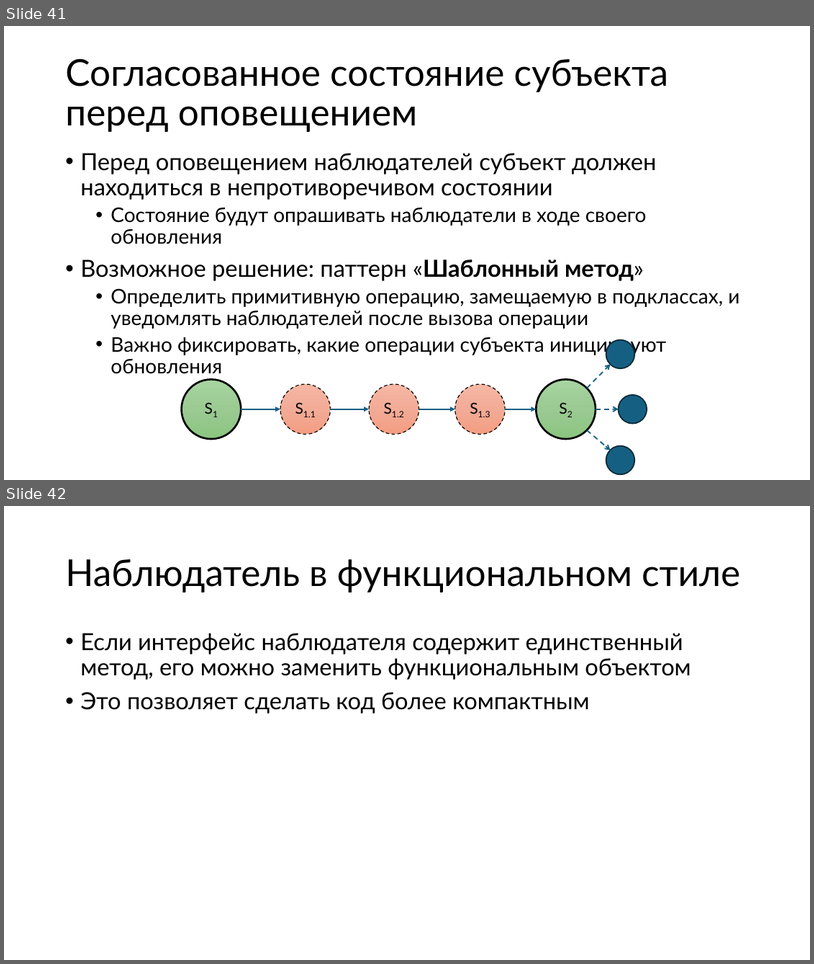
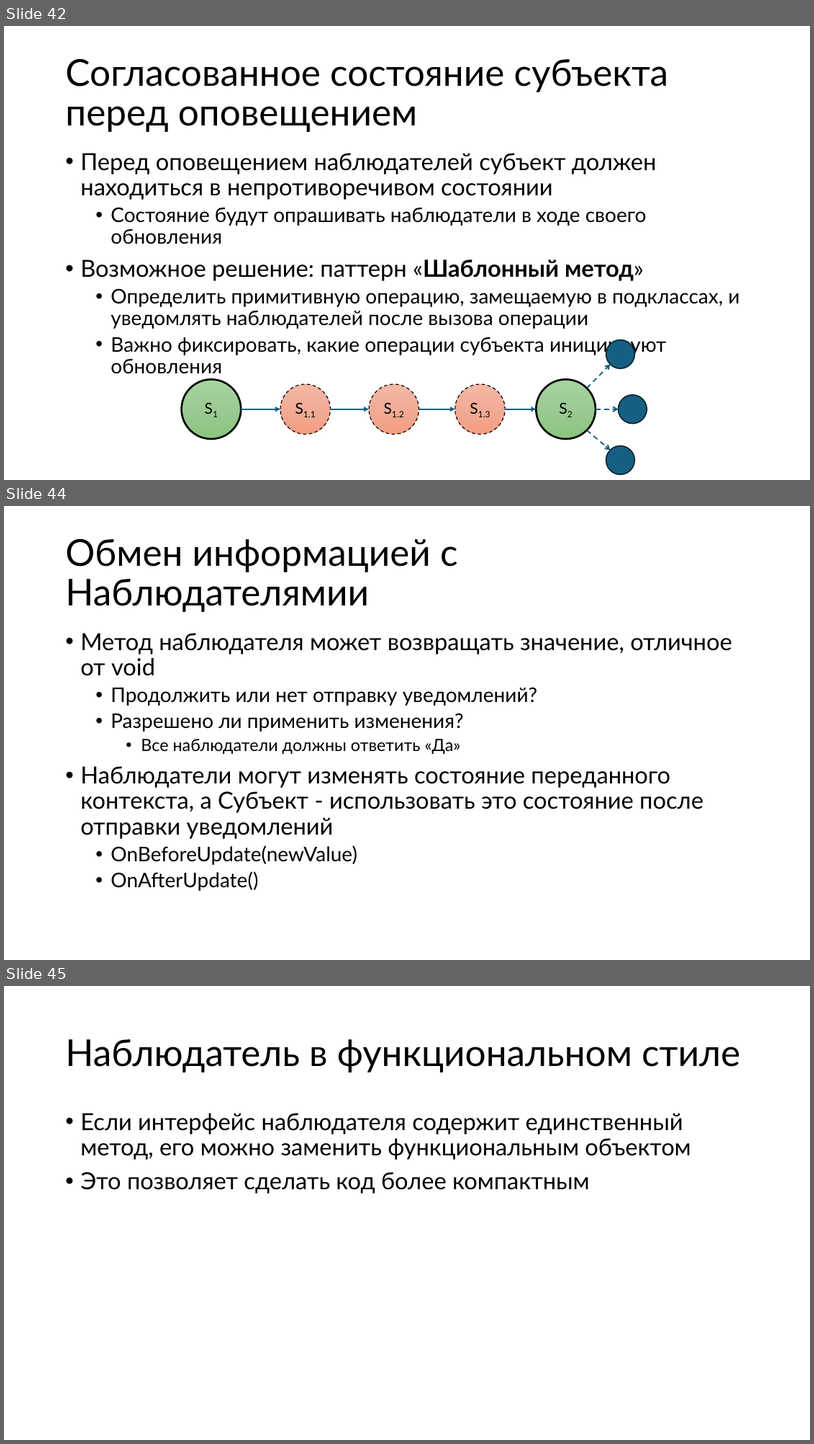
Before and after one commit to alexey-malov/ood, a slide deck: lectures/02.observer/observer.pptx. Shown one above the other, each under a label of ours: slides 41 and 42 before the commit, slides 42, 44 and 45 after it; the slides between them are not shown. The pictures are 814x964 and 814x1444 pixels, drawn with LibreOffice and Linux fonts; fonts in the diff are those of the drawing. Boxes give left, top, right and bottom in pixels: in the first picture for what was removed or moved away, otherwise in the second. Text is boxed around its words. In the diff, an @@ line names an element or a change of style, - is before the commit and + after.

```diff
--- a/lectures/02.observer/observer.pptx
+++ b/lectures/02.observer/observer.pptx
@@ slide 44 added at [4,506,810,960], background #FFFFFF @@
@@ title added at [65,538,458,612], 44 pt, text #000000 @@
+Обмен информацией с Наблюдателямии
@@ text added at [80,633,733,890], 28 pt, text #000000 @@
+• Метод наблюдателя может возвращать значение, отличное от void
+  • Продолжить или нет отправку уведомлений?
+  • Разрешено ли применить изменения?
+    • Все наблюдатели должны ответить «Да»
+• Наблюдатели могут изменять состояние переданного контекста, а Субъект - использовать это состояние после отправки уведомлений
+  • OnBeforeUpdate(newValue)
+  • OnAfterUpdate()
@@ what was slide 41 is now slide 42 @@
@@ what was slide 42 is now slide 45 @@
```
Also in this commit, not shown: 8 slides changed, 4 other slides added, 2 slides removed, 1 other file.
